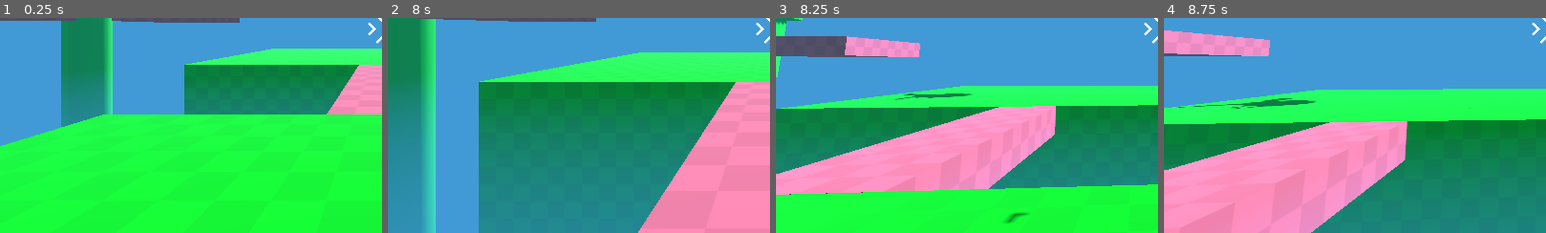
Above: before the commit, frames 1-4 (left to right).
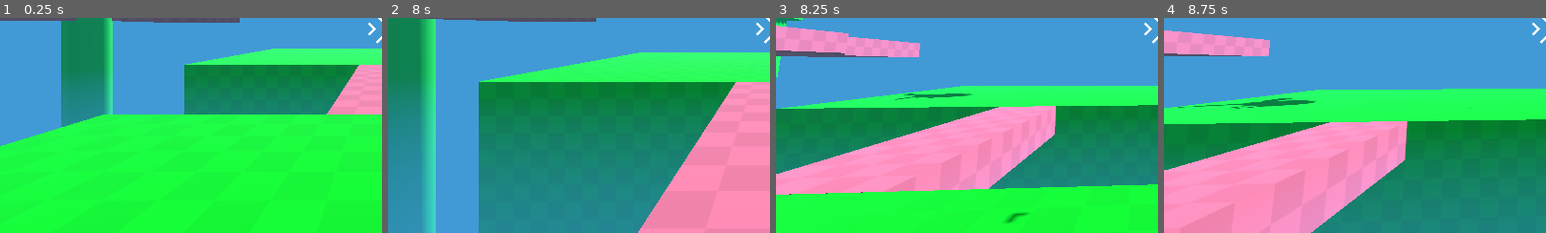
Above: after the commit, the same moments.

Repository: johnf008/Real3DGame
Game: Godot game, scene res://Game.tscn
Two runs of this game, one before a commit and one after it. Both use one fixed random seed, a clock stepped at 60 frames per second and the inputs below.
Inputs (mouse positions are % of the whole screen's width and height, from its top left):
- Up to frame 1 (0.25 s): no input
- Up to frame 2 (8 s): tap Enter at 0.5 s; move the mouse to (49, 52) at 0.52 s; press the mouse at (49, 52) at 0.53 s; hold W (move_forward) 0.53-2.78 s; tap Space (jump) at 0.77, 1.52, 3.02, 3.77, 4.52, 6.02, 6.77, 7.52 s; move the mouse to (57, 51) at 1.27 s; release the mouse at (57, 51) at 1.28 s; tap Shift (sprint) every 1.5 s from 1.35 to 7.35 s; move the mouse to (42, 49) at 2.02 s; press the mouse at (42, 49) at 2.03 s; move the mouse to (51, 50) at 2.77 s; release the mouse at (51, 50) at 2.78 s; hold A (move_left) 2.78-3.53 s; move the mouse to (46, 48) at 3.52 s; press the mouse at (46, 48) at 3.53 s; hold W (move_forward) 3.53-5.78 s; move the mouse to (55, 50) at 4.27 s; release the mouse at (55, 50) at 4.28 s; move the mouse to (45, 50) at 5.02 s; press the mouse at (45, 50) at 5.03 s; move the mouse to (52, 48) at 5.77 s; release the mouse at (52, 48) at 5.78 s; hold D (move_right) 5.78-6.53 s; move the mouse to (49, 52) at 6.52 s; press the mouse at (49, 52) at 6.53 s; hold W (move_forward) from 6.53 s (still down); move the mouse to (57, 51) at 7.27 s; release the mouse at (57, 51) at 7.28 s
- Up to frame 3 (8.25 s): keep holding W (move_forward); move the mouse to (42, 49) at 8.02 s; press the mouse at (42, 49) at 8.03 s
- Up to frame 4 (8.75 s): keep holding W (move_forward)
The pictures show only the part of the screen within x 0-50%, y 48-98%; the shares and areas given below are measured in that part.

Frames 1-2 are identical in both runs. In frame 3, 1.9% of the frame differs, in the area x 0-19%, y 3-17%; in frame 4, nothing differs.

Commit message:
Got the platform to work by itself, but working on it working for multiple instances

Diff:
--- a/Game.tscn
+++ b/Game.tscn
@@ -143,4 +143,7 @@
 transform = Transform3D(1, 0, 0, 0, 1, 0, 0, 0, 1, -16, 4, 0)
 
 [node name="Vanishing_Platform" parent="." instance=ExtResource("6_r0x5m")]
-transform = Transform3D(1, 0, 0, 0, 1, 0, 0, 0, 1, -13.8424, 2.74843, 18.9094)
+transform = Transform3D(1, 0, 0, 0, 1, 0, 0, 0, 1, -13.8424, 2.59828, 18.9094)
+
+[node name="Vanishing_Platform2" parent="." instance=ExtResource("6_r0x5m")]
+transform = Transform3D(1, 0, 0, 0, 1, 0, 0, 0, 1, -13.8424, 2.59828, 13.3015)
--- a/level/vanishing_platform.tscn
+++ b/level/vanishing_platform.tscn
@@ -21,7 +21,7 @@
 
 [sub_resource type="Animation" id="Animation_kwqiw"]
 resource_name = "warning"
-length = 3.0
+length = 2.0
 tracks/0/type = "value"
 tracks/0/imported = false
 tracks/0/enabled = true
@@ -73,7 +73,7 @@
 
 [node name="Platform_Vanish_Timer" type="Timer" parent="vanish_platform_one"]
 unique_name_in_owner = true
-wait_time = 3.0
+wait_time = 2.0
 
 [node name="AnimationPlayer" type="AnimationPlayer" parent="vanish_platform_one"]
 libraries = {
@@ -83,7 +83,7 @@
 
 [node name="Platform_Come_Back_Timer" type="Timer" parent="vanish_platform_one"]
 unique_name_in_owner = true
-wait_time = 5.0
+wait_time = 3.0
 one_shot = true
 
 [node name="Area3D" type="Area3D" parent="."]
